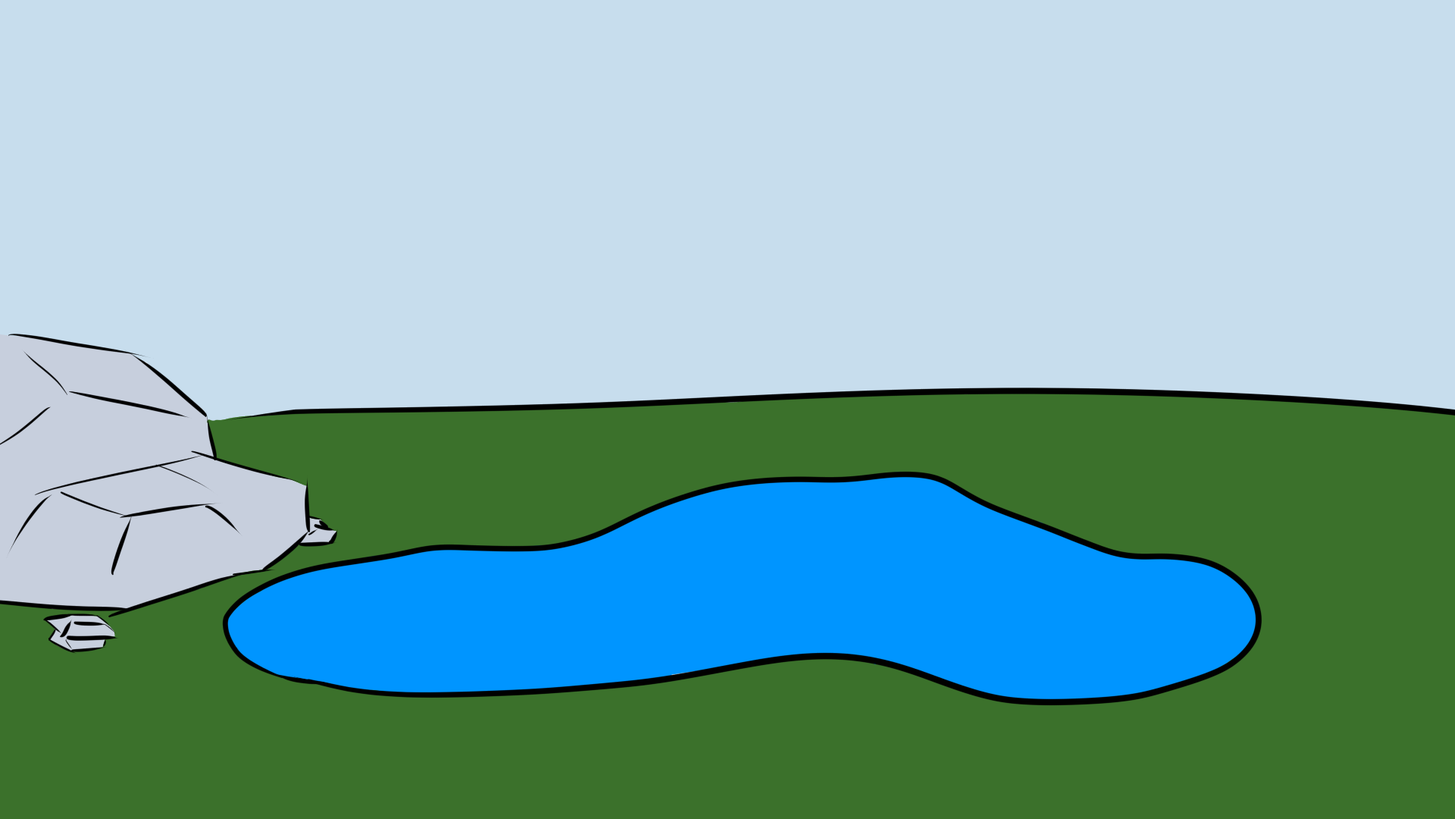
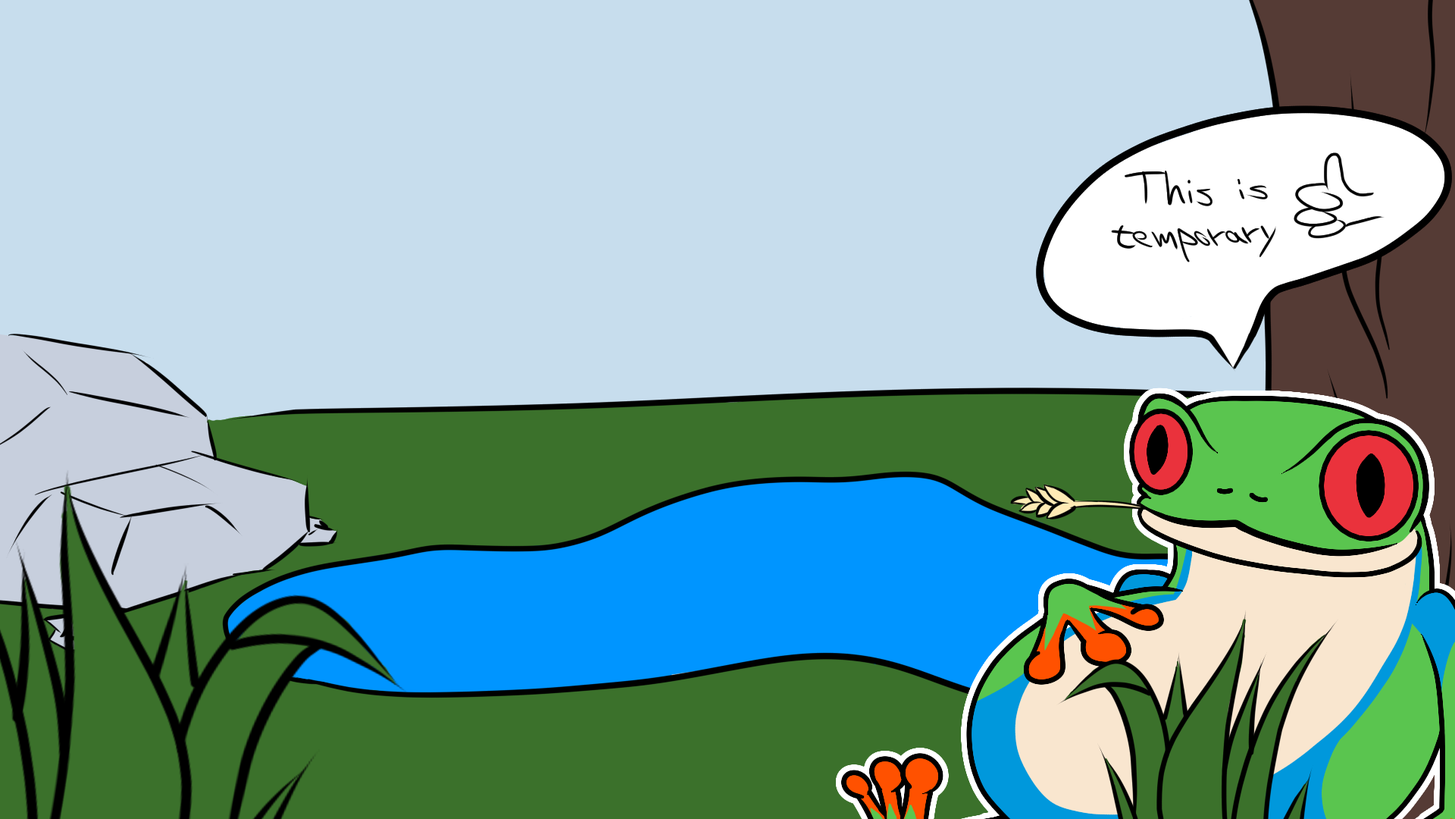
Layers edited between the first and the second 1455x819 image:
added group "Dialogue" with 3 layers above "GrassTuff2" over box(1036, 48, 1455, 389)
added layer "Text" in group "Dialogue" over box(1067, 145, 1407, 292)
added layer "Ink" (1st of 8, in "Dialogue") in group "Dialogue" over box(1036, 97, 1455, 389)
added layer "Color" (1st of 6, in "Dialogue") in group "Dialogue" over box(1036, 48, 1455, 389)
showed group "GrassTuff2" (2 layers) over box(0, 469, 1068, 819)
painted on "Color" (2nd of 6, in "GrassTuff2") over box(0, 469, 1068, 819)
showed group "GrassTuff" (2 layers) over box(1018, 582, 1359, 819)
painted on "Color" (3rd of 6, in "GrassTuff") over box(1018, 582, 1359, 819)
showed group "Wheat" (2 layers) over box(1010, 436, 1165, 534)
showed group "Frog" (14 layers) over box(836, 339, 1455, 819)
painted on "Eye.R" over box(1261, 388, 1455, 583)
painted on "Ink" (6th of 8, in "Frog" › "Ink") over box(836, 339, 1455, 819)
painted on "Black" over box(1115, 388, 1407, 583)
painted on "Red" over box(1067, 388, 1455, 583)
painted on "Orange" over box(836, 533, 1455, 819)
painted on "Green" over box(970, 339, 1455, 728)
painted on "Beige" over box(970, 436, 1455, 819)
painted on "Green2" over box(836, 485, 1455, 819)
showed group "Tree" (2 layers) over box(1018, 0, 1455, 819)
painted on "Ink" (7th of 8, in "Tree") over box(1018, 0, 1455, 819)
painted on "Paint Layer 2" over box(1067, 0, 1455, 819)
painted on "Ink" (8th of 8, in "Landscape") over box(0, 291, 1455, 728)
painted on "Color" (6th of 6, in "Landscape") over box(0, 0, 1455, 819)
